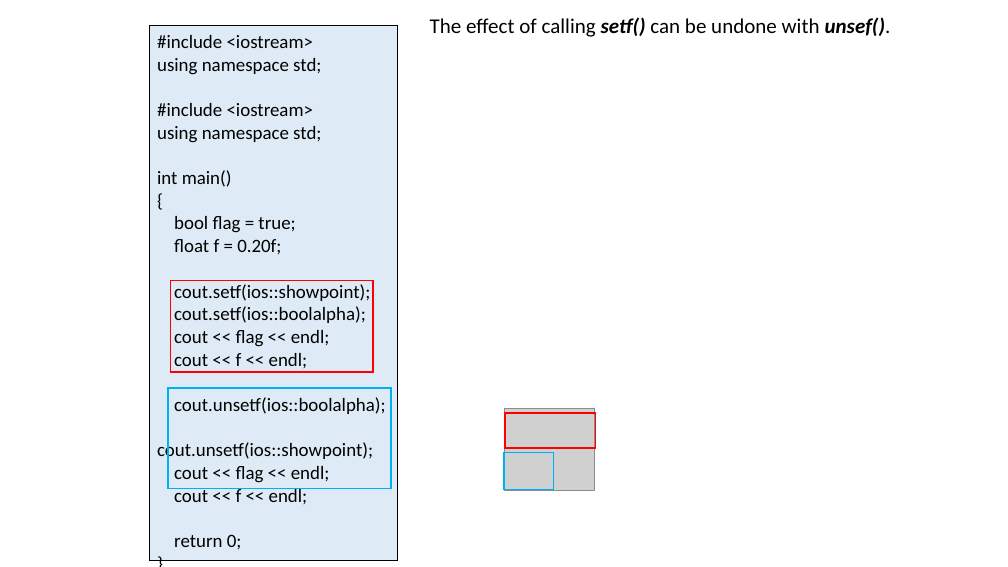
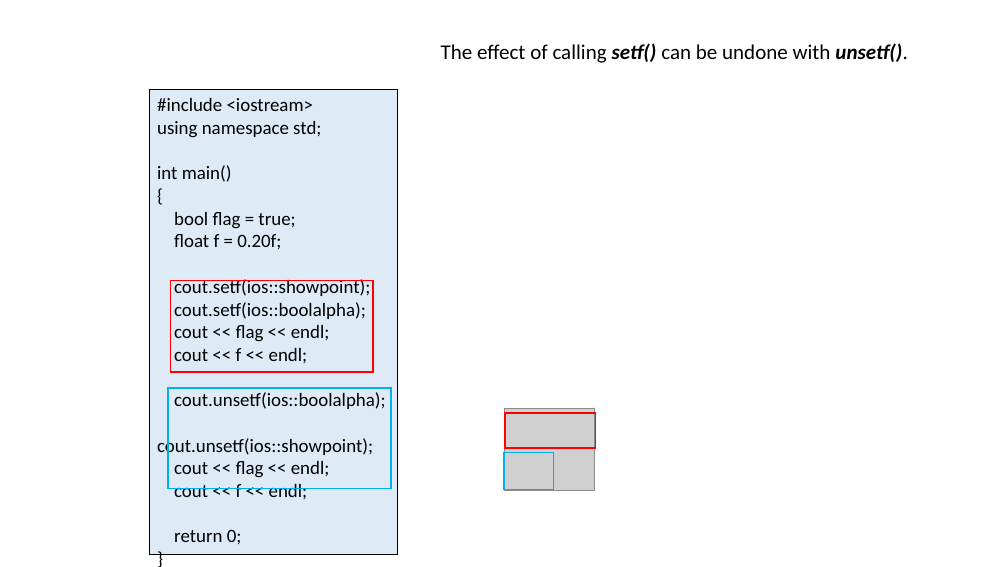
Before and after one commit to ShiqiYu/CPP, a slide deck: slide 7 of week02/Lab02.pptx (slide 6 before the commit). Drawn at 1008x567 pixels with LibreOffice and Linux fonts; fonts in the diff are those of the drawing; grey boxes stand for pictures; background and template pictures are left out. Boxes give left, top, right and bottom in pixels: in the first picture for what was removed or moved away, otherwise in the second. Text is boxed around its words. In the diff, an @@ line names an element or a change of style, - is before the commit and + after.

```diff
--- a/week02/Lab02.pptx
+++ b/week02/Lab02.pptx
@@ text in rectangle at (157, 35, 321, 75): paragraphs removed @@
-#include <iostream>
-using namespace std;
@@ text at (441, 43, 907, 63): text changed @@
-The effect of calling setf() can be undone with unsef().
+The effect of calling setf() can be undone with unsetf().
@@ rectangle "#include <iostream>": place and size @@
-rectangle "#include <iostream>" at (150, 26, 397, 560)
+rectangle "#include <iostream>" at (150, 89, 397, 555)
```
Also in this commit, not shown: 11 other slides changed, 11 slides added, 3 other files.
